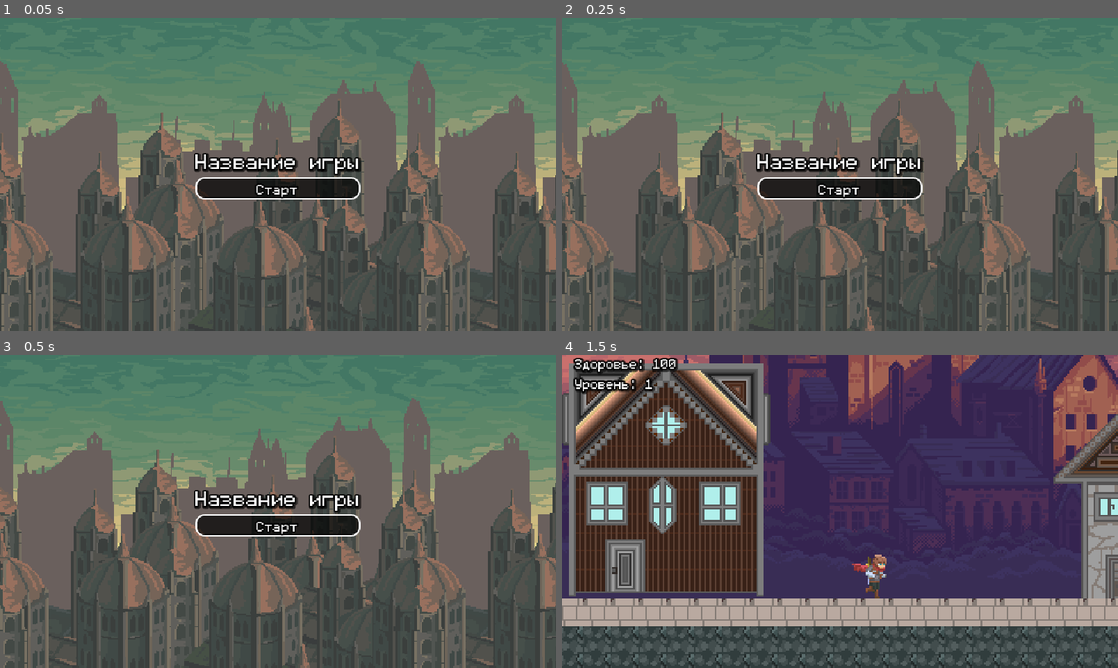
Above: before the commit, frames 1-4 (two rows, left to right).
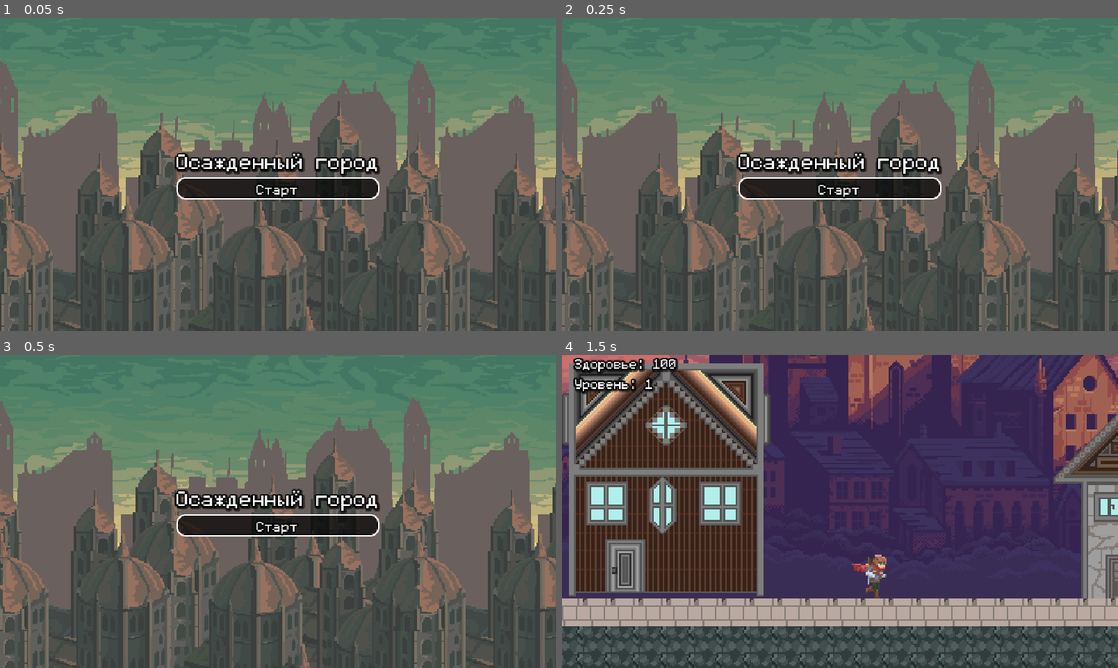
Above: after the commit, the same moments.

Repository: Ramilische/sieged-city-game
Game: Godot game, scene res://scenes/interface/mainmenu.tscn
Two runs of this game, one before a commit and one after it. Both use one fixed random seed, a clock stepped at 60 frames per second and the inputs below. Sound files missing from this copy of the repository are replaced by a short silence.
Inputs:
- Up to frame 1 (0.05 s): no input
- Up to frame 2 (0.25 s): no input
- Up to frame 3 (0.5 s): no input
- Up to frame 4 (1.5 s): click "Старт" at 0.5 s; hold D (move_right) from 1.28 s (still down); tap E (action) at 1.35 s

The runs differ from the first frame. In frame 1, 1.9% of the frame differs, in the area x 31-69%, y 42-58%; in frame 2, 1.9%; in frame 3, 1.9%; in frame 4, nothing differs.

Commit message:
Small tweaks

Diff:
--- a/project.godot
+++ b/project.godot
@@ -11,6 +11,10 @@
 [application]
 
 config/name="Sieged City"
+config/name_localized={
+"ru_RU": "Осажденный город"
+}
+config/version="0.1"
 run/main_scene="uid://dhla7jkvgv3b5"
 config/features=PackedStringArray("4.6", "GL Compatibility")
 run/max_fps=240
--- a/scenes/interface/mainmenu.tscn
+++ b/scenes/interface/mainmenu.tscn
@@ -45,7 +45,7 @@
 
 [node name="Title" type="Label" parent="CenterContainer/VBoxContainer" unique_id=2100103832]
 layout_mode = 2
-text = "Название игры"
+text = "Осажденный город"
 label_settings = ExtResource("4_36rvq")
 
 [node name="Button" type="Button" parent="CenterContainer/VBoxContainer" unique_id=626906850]
Not shown, added: export_presets.cfg
Not shown, changed: .gitignore
